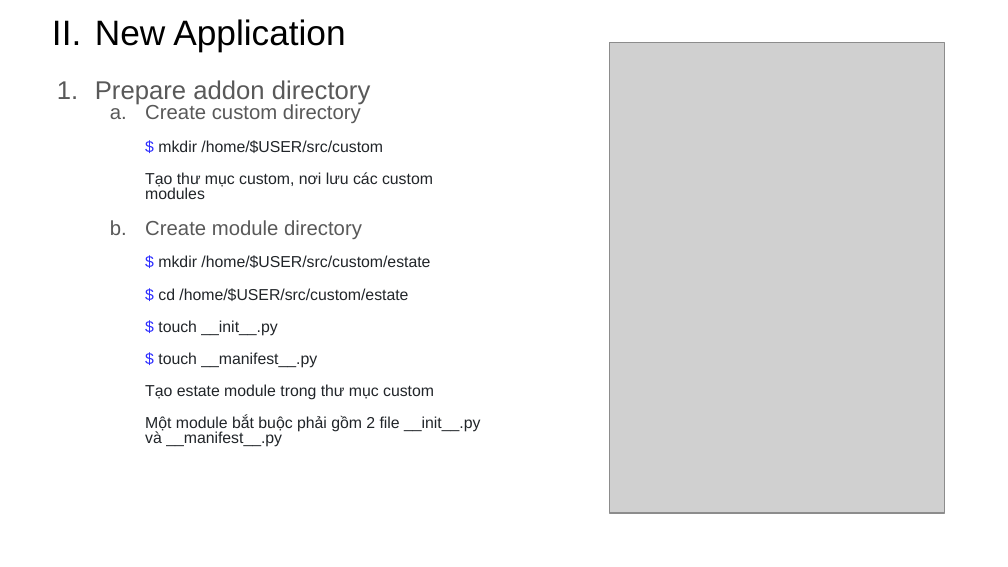
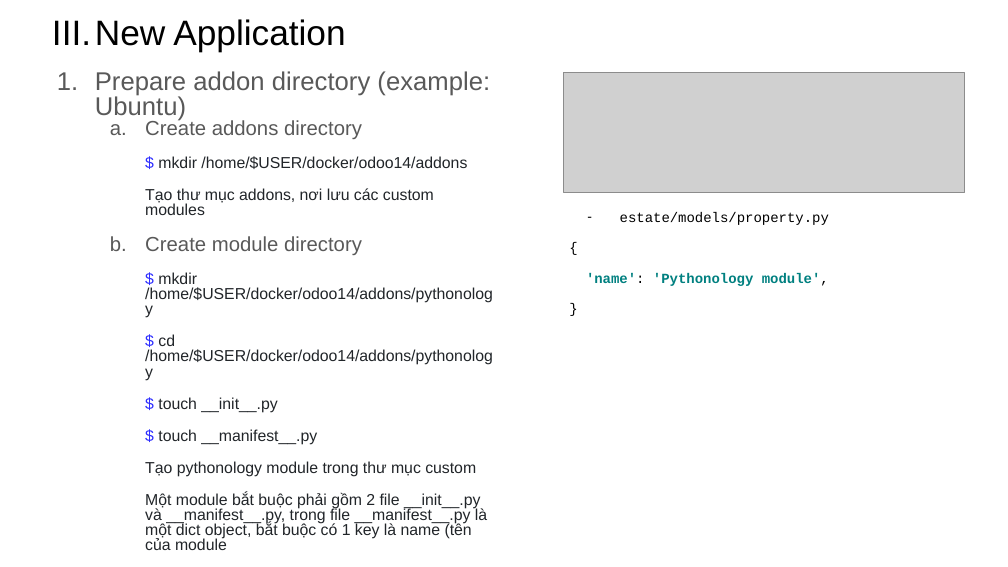
Before and after one commit to pythonology-jp/odoo-tutorial, a slide deck: slide 5 of Odoo Tutorial.pptx (slide 4 before the commit). Drawn at 1008x567 pixels with LibreOffice and Linux fonts; fonts in the diff are those of the drawing; grey boxes stand for pictures. Boxes give left, top, right and bottom in pixels: in the first picture for what was removed or moved away, otherwise in the second. Text is boxed around its words. In the diff, an @@ line names an element or a change of style, - is before the commit and + after.

Commit message:
add odoo tutorial

```diff
--- a/Odoo Tutorial.pptx
+++ b/Odoo Tutorial.pptx
@@ picture removed at (x1=610, y1=42, x2=944, y2=513) @@
@@ text "Prepare addon directory (example: Ubuntu)" moved from (x1=95, y1=80, x2=480, y2=447) to (x1=95, y1=71, x2=493, y2=550) @@
@@ text at (x1=95, y1=71, x2=490, y2=215): text changed @@
-1. Prepare addon directory
-  a. Create custom directory
-$ mkdir /home/$USER/src/custom
-Tạo thư mục custom, nơi lưu các custom modules
+1. Prepare addon directory (example: Ubuntu)
+  a. Create addons directory
+$ mkdir /home/$USER/docker/odoo14/addons
+Tạo thư mục addons, nơi lưu các custom modules
@@ picture added at (x1=563, y1=73, x2=965, y2=193) @@
@@ text added at (x1=586, y1=212, x2=829, y2=286), 10 pt, text #000000 @@
+– estate/models/property.py
+{
+'name': 'Pythonology module',
+}
@@ text at (x1=145, y1=272, x2=493, y2=365): text changed @@
-$ mkdir /home/$USER/src/custom/estate
-$ cd /home/$USER/src/custom/estate
+$ mkdir /home/$USER/docker/odoo14/addons/pythonology
+$ cd /home/$USER/docker/odoo14/addons/pythonology
@@ text at (x1=145, y1=461, x2=487, y2=550): text changed @@
-Tạo estate module trong thư mục custom
-Một module bắt buộc phải gồm 2 file __init__.py và __manifest__.py
+Tạo pythonology module trong thư mục custom
+Một module bắt buộc phải gồm 2 file __init__.py và __manifest__.py, trong file __manifest__.py là một dict object, bắt buộc có 1 key là name (tên của module
```
Also in this commit, not shown: 3 other slides changed, 2 slides added.
